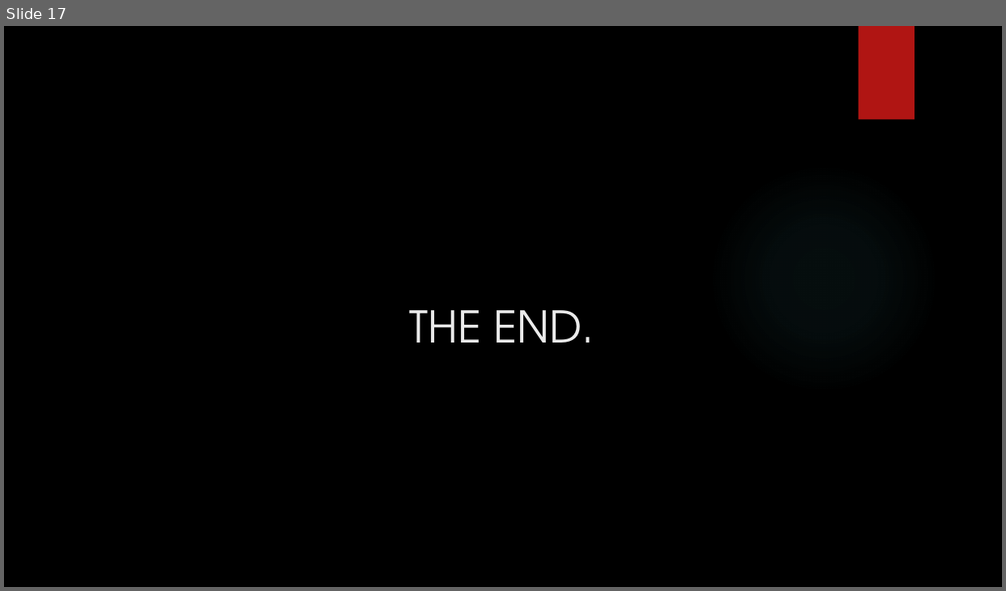
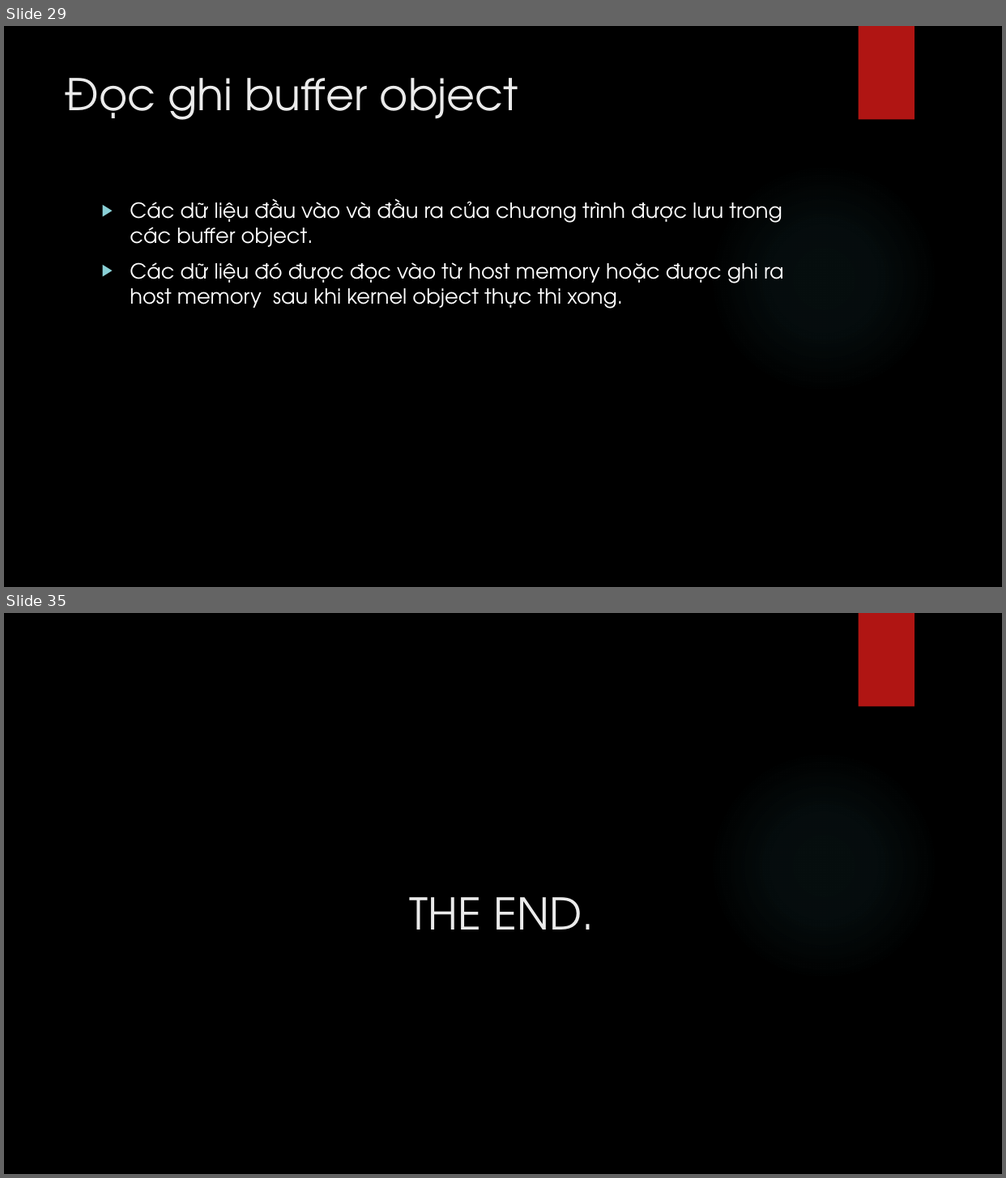
Before and after one commit to hailc91/Xlss, a slide deck: Project/bao cao/OpenCL.pptx. Shown one above the other, each under a label of ours: slide 17 before the commit, slides 29 and 35 after it; the slides between them are not shown. The pictures are 1006x591 and 1006x1178 pixels, drawn with LibreOffice and Linux fonts; fonts in the diff are those of the drawing; background and template pictures are left out. Boxes give left, top, right and bottom in pixels: in the first picture for what was removed or moved away, otherwise in the second. Text is boxed around its words. In the diff, an @@ line names an element or a change of style, - is before the commit and + after.

```diff
--- a/Project/bao cao/OpenCL.pptx
+++ b/Project/bao cao/OpenCL.pptx
@@ slide 29 added at (4, 26, 1002, 587), background picture (left out); not listed: 2 template elements that a slide beside it also shows @@
@@ title added at (65, 78, 518, 120), 42 pt, text #EBEBEB @@
+Đọc ghi buffer object
@@ text added at (130, 199, 784, 309), 20 pt, text #FFFFFF @@
+▶ Các dữ liệu đầu vào và đầu ra của chương trình được lưu trong các buffer object.
+▶ Các dữ liệu đó được đọc vào từ host memory hoặc được ghi ra host memory sau khi kernel object thực thi xong.
@@ what was slide 17 is now slide 35 @@
```
Also in this commit, not shown: 4 slides changed, 17 other slides added.
